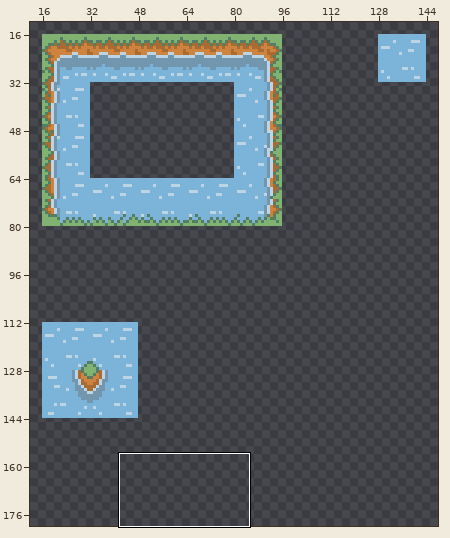
Two states of a sprite sheet, Assets/Artwork/Animated Tiles/Sprites/Tileset1.png. Above: a wide view before the commit, with the close-up outlined.
Close-up. First the earlier version:
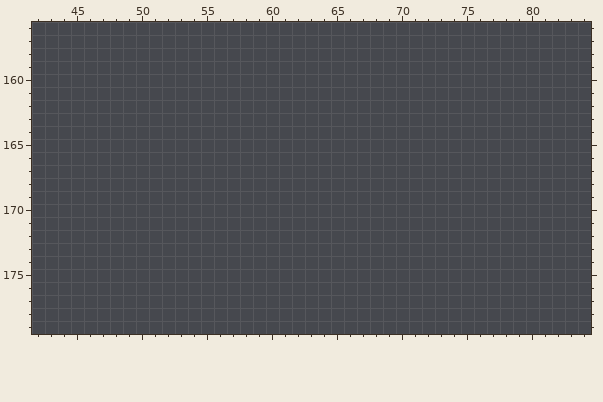
The file is 224x224 pixels. Shown: x 42..84, y 156..179. The wide view leaves out empty margins.
The result:
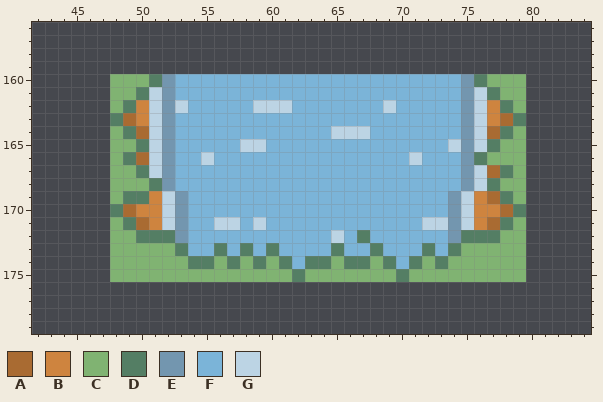
Palette (. is transparent): A #a96b32  B #ce843f  C #80b372  D #547e64  E #7396af  F #7bb4d8  G #bcd4e4
Difference:
@@ x 42..84 @@
 159 ...........................................
-160 ...........................................
-161 ...........................................
-162 ...........................................
-163 ...........................................
-164 ...........................................
-165 ...........................................
-166 ...........................................
-167 ...........................................
-168 ...........................................
-169 ...........................................
-170 ...........................................
-171 ...........................................
-172 ...........................................
-173 ...........................................
-174 ...........................................
-175 ...........................................
+160 ......CCCDEFFFFFFFFFFFFFFFFFFFFFFEDCCC.....
+161 ......CCDGEFFFFFFFFFFFFFFFFFFFFFFEGDCC.....
+162 ......CDBGEGFFFFFGGGFFFFFFFGFFFFFEGBDC.....
+163 ......DABGEFFFFFFFFFFFFFFFFFFFFFFEGBAD.....
+164 ......CDAGEFFFFFFFFFFFFGGGFFFFFFFEGADC.....
+165 ......CCDGEFFFFFGGFFFFFFFFFFFFFFGEGDCC.....
+166 ......CDAGEFFGFFFFFFFFFFFFFFFGFFFEDCCC.....
+167 ......CCDGEFFFFFFFFFFFFFFFFFFFFFFEGADC.....
+168 ......CCCDEFFFFFFFFFFFFFFFFFFFFFFEGDCC.....
+169 ......CDDBGEFFFFFFFFFFFFFFFFFFFFEGBADC.....
+170 ......DABBGEFFFFFFFFFFFFFFFFFFFFEGBBAD.....
+171 ......CDABGEFFGGFGFFFFFFFFFFFFGGEGBADC.....
+172 ......CCDDDEFFFFFFFFFFFGFDFFFFFFEDDDCC.....
+173 ......CCCCCDFFDFDFDFFFFDFFDFFFDFDCCCCC.....
+174 ......CCCCCCDDCDCDCDFDDCDDCDFDCDCCCCCC.....
+175 ......CCCCCCCCCCCCCCDCCCCCCCDCCCCCCCCC.....
 176 ...........................................
